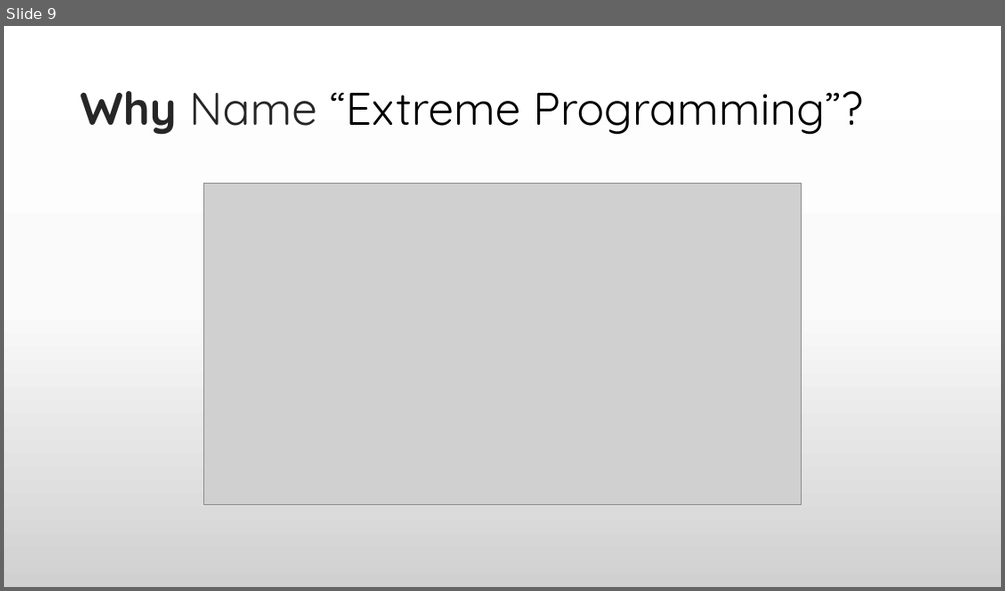
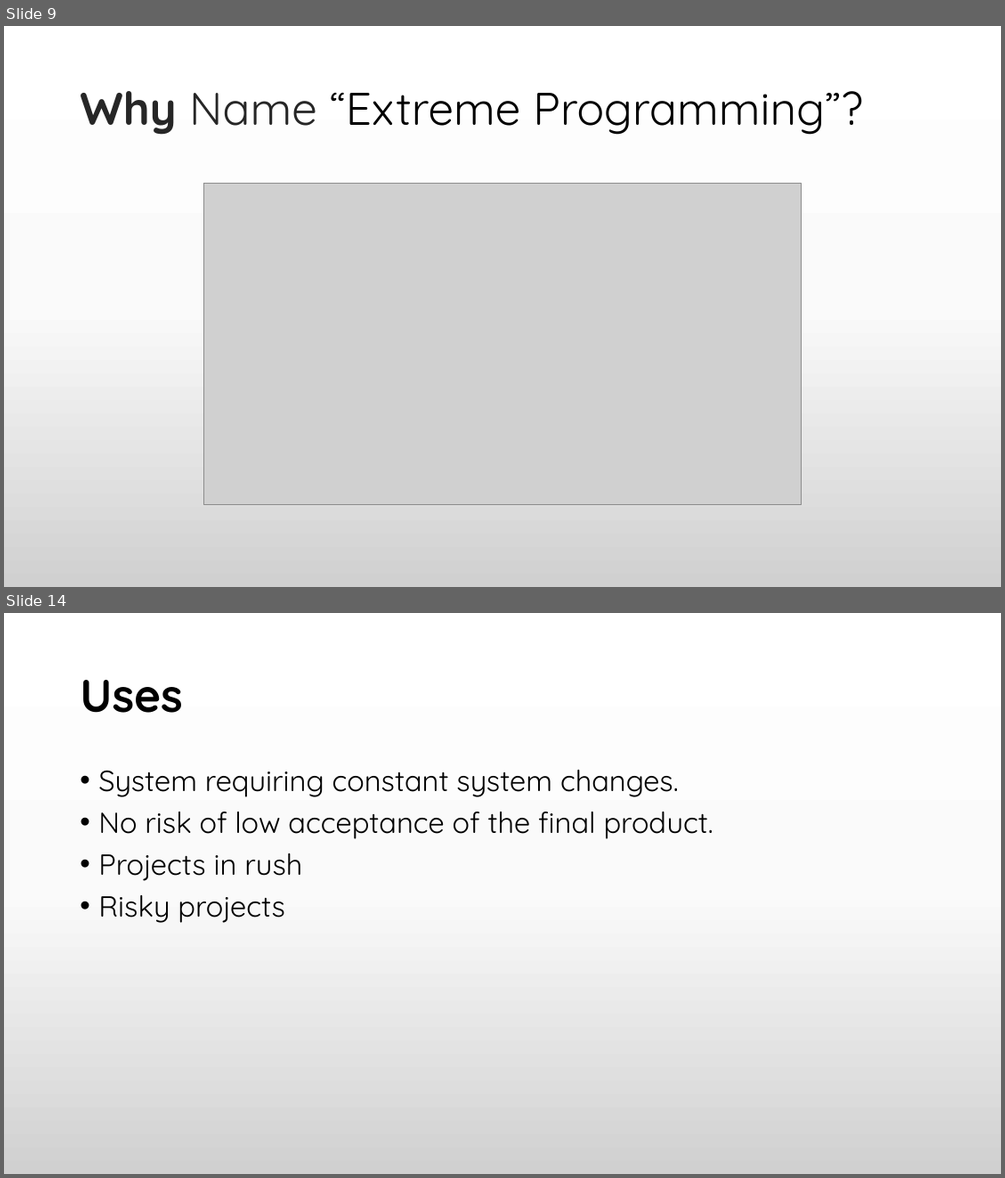
Before and after one commit to praash47/aasn-iii, a slide deck: extreme_programming.pptx. Shown one above the other, each under a label of ours: slide 9 before the commit, slides 9 and 14 after it; the slides between them are not shown. The pictures are 1005x591 and 1005x1178 pixels, drawn with LibreOffice and Linux fonts; fonts in the diff are those of the drawing; grey boxes stand for pictures. Boxes give left, top, right and bottom in pixels: in the first picture for what was removed or moved away, otherwise in the second. Text is boxed around its words. In the diff, an @@ line names an element or a change of style, - is before the commit and + after.

```diff
--- a/extreme_programming.pptx
+++ b/extreme_programming.pptx
@@ slide 14 added at (4,613,1001,1174), background gradient #FFFFFF to #FBFBFB to #D1D1D1 @@
@@ title added at (80,680,182,713), 44 pt, text #000000, bold @@
+Uses
@@ text added at (98,770,713,923), 28 pt, text #000000 @@
+• System requiring constant system changes.
+• No risk of low acceptance of the final product.
+• Projects in rush
+• Risky projects
```
Also in this commit, not shown: 4 other slides added.
